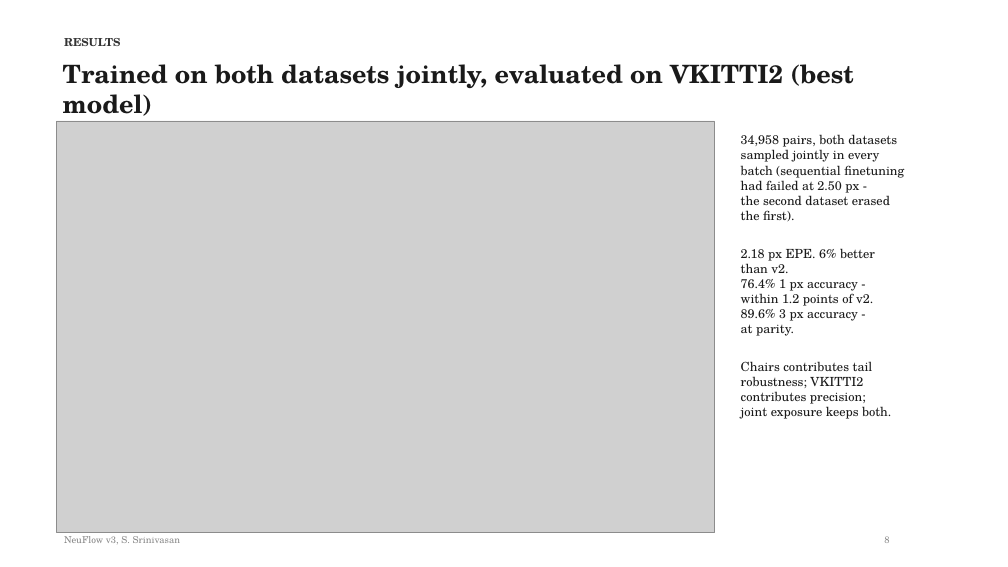
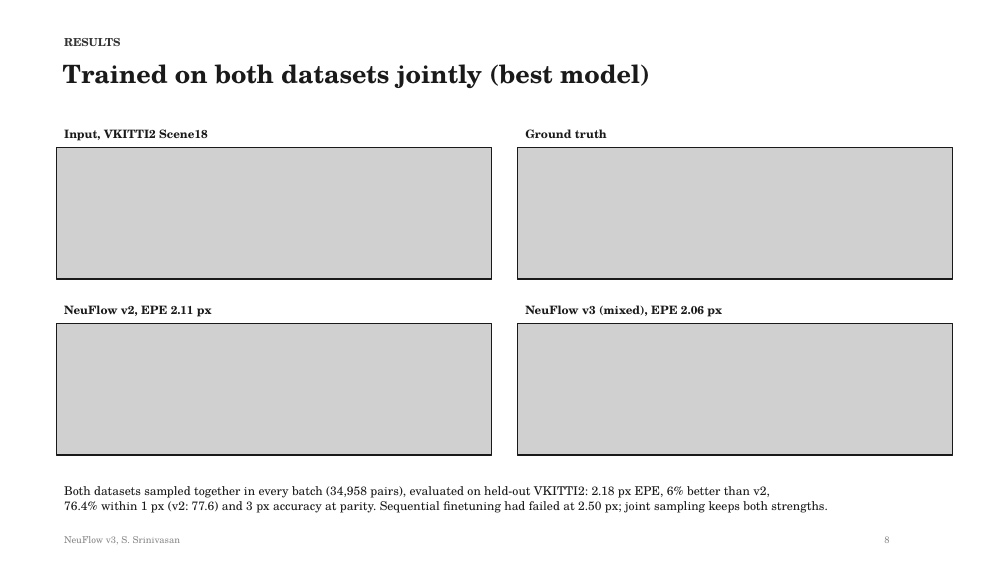
Before and after one commit to shrirag10/Neuflowv3, a slide deck: slide 8 of docs/NeuFlow_v3_status.pptx. Drawn at 1008x567 pixels with LibreOffice and Linux fonts; fonts in the diff are those of the drawing; grey boxes stand for pictures. Boxes give left, top, right and bottom in pixels: in the first picture for what was removed or moved away, otherwise in the second. Text is boxed around its words. In the diff, an @@ line names an element or a change of style, - is before the commit and + after.

```diff
--- a/docs/NeuFlow_v3_status.pptx
+++ b/docs/NeuFlow_v3_status.pptx
@@ text at (x1=63, y1=64, x2=650, y2=88): text changed @@
-Trained on both datasets jointly, evaluated on VKITTI2 (best model)
+Trained on both datasets jointly (best model)
@@ picture removed at (x1=57, y1=121, x2=715, y2=532) @@
@@ picture added at (x1=57, y1=147, x2=492, y2=279) @@
@@ rectangle added at (x1=57, y1=147, x2=492, y2=279), outline #1A1A1A 1.2 pt @@
@@ text added at (x1=64, y1=129, x2=208, y2=141), 11 pt, text #1A1A1A, bold @@
+Input, VKITTI2 Scene18
@@ picture added at (x1=518, y1=147, x2=953, y2=279) @@
@@ rectangle added at (x1=518, y1=147, x2=953, y2=279), outline #1A1A1A 1.2 pt @@
@@ text added at (x1=525, y1=129, x2=607, y2=138), 11 pt, text #1A1A1A, bold @@
+Ground truth
@@ text removed at (x1=741, y1=134, x2=904, y2=419) @@
-34,958 pairs, both datasets
-sampled jointly in every
-batch (sequential finetuning
-had failed at 2.50 px -
-the second dataset erased
-the first).
-2.18 px EPE. 6% better
-than v2.
-76.4% 1 px accuracy -
-within 1.2 points of v2.
-89.6% 3 px accuracy -
-at parity.
-Chairs contributes tail
-robustness; VKITTI2
-contributes precision;
-joint exposure keeps both.
@@ picture added at (x1=57, y1=324, x2=492, y2=455) @@
@@ rectangle added at (x1=57, y1=324, x2=492, y2=455), outline #1A1A1A 1.2 pt @@
@@ text added at (x1=64, y1=305, x2=212, y2=317), 11 pt, text #1A1A1A, bold @@
+NeuFlow v2, EPE 2.11 px
@@ picture added at (x1=518, y1=324, x2=953, y2=455) @@
@@ rectangle added at (x1=518, y1=324, x2=953, y2=455), outline #1A1A1A 1.2 pt @@
@@ text added at (x1=525, y1=305, x2=722, y2=317), 11 pt, text #1A1A1A, bold @@
+NeuFlow v3 (mixed), EPE 2.06 px
@@ text added at (x1=64, y1=486, x2=828, y2=513), 11.5 pt, text #1A1A1A @@
+Both datasets sampled together in every batch (34,958 pairs), evaluated on held-out VKITTI2: 2.18 px EPE, 6% better than v2,
+76.4% within 1 px (v2: 77.6) and 3 px accuracy at parity. Sequential finetuning had failed at 2.50 px; joint sampling keeps both strengths.
```
Also in this commit, not shown: 5 other slides changed, 2 slides added, 1 slide removed, 23 other files.
